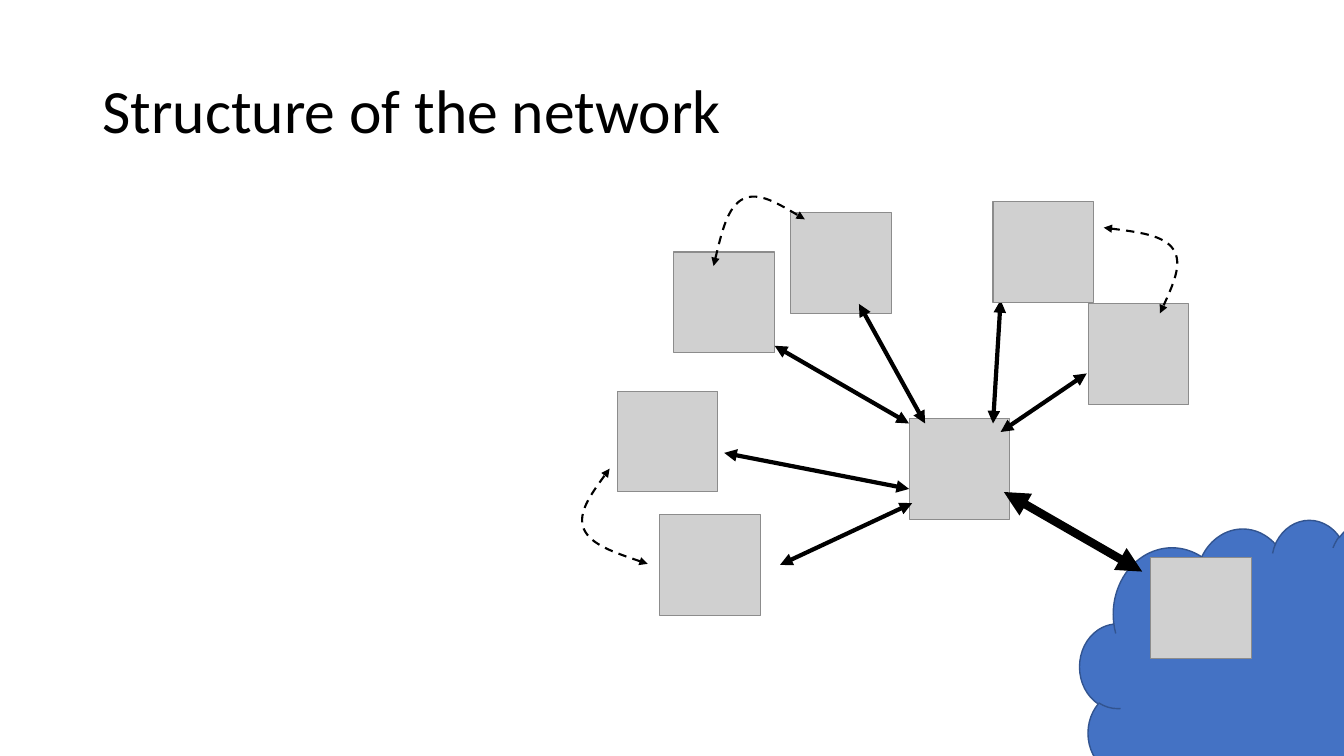
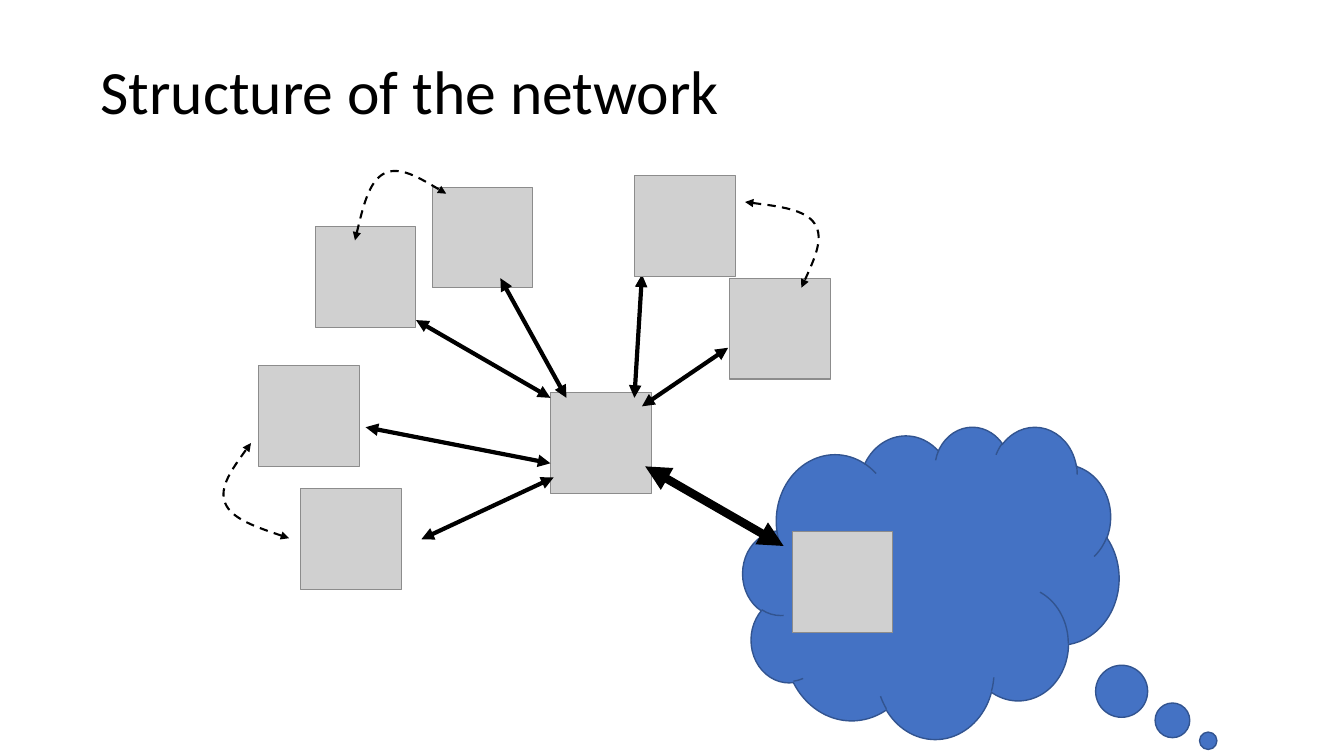
Before and after one commit to dsubedi753/iQuHack_E91, a slide deck: slide 2 of E91 Quantum Key Distribution Network.pptx. Drawn at 1344x756 pixels with LibreOffice and Linux fonts; fonts in the diff are those of the drawing; grey boxes stand for pictures. Boxes give left, top, right and bottom in pixels: in the first picture for what was removed or moved away, otherwise in the second. Text is boxed around its words. In the diff, an @@ line names an element or a change of style, - is before the commit and + after.

```diff
--- a/E91 Quantum Key Distribution Network.pptx
+++ b/E91 Quantum Key Distribution Network.pptx
@@ title "Structure of the network": place and size @@
-title "Structure of the network" at bbox=[102, 90, 721, 134]
+title "Structure of the network" at bbox=[101, 71, 719, 115]
@@ picture: place and size @@
-picture at bbox=[790, 213, 891, 314]
+picture at bbox=[433, 188, 533, 288]
@@ 13 pictures, 7 double arrows, 3 freeform shapes: place and size @@
-13 pictures, 7 double arrows, 3 freeform shapes at bbox=[576, 193, 1252, 658]
+13 pictures, 7 double arrows, 3 freeform shapes at bbox=[217, 167, 893, 633]
@@ thought cloud: place and size @@
-thought cloud at bbox=[1080, 519, 1344, 756]
+thought cloud at bbox=[743, 426, 1119, 739]
```
Also in this commit, not shown: 2 other slides changed, 1 slide added, 1 slide removed.
